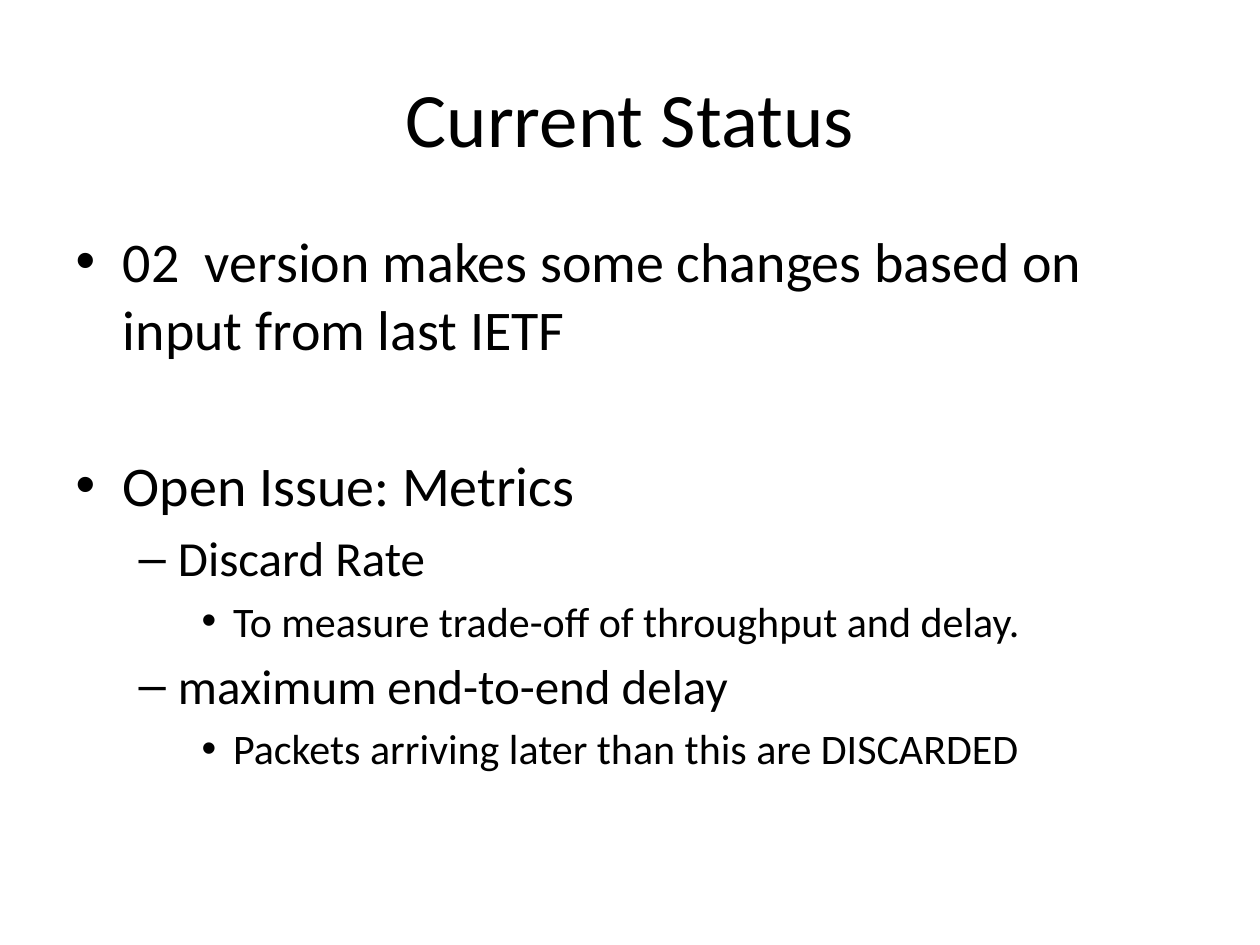
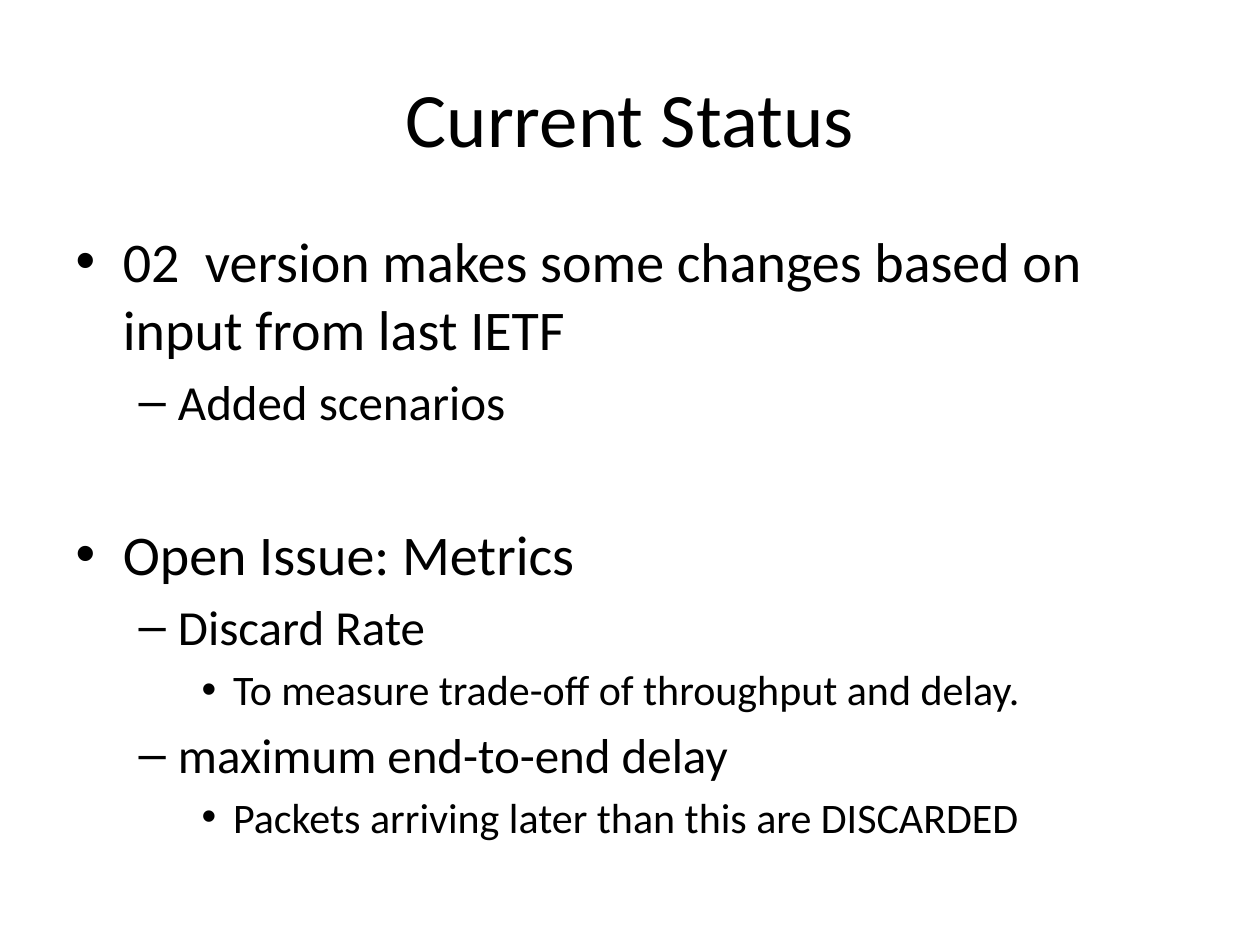
Before and after one commit to protocols-comnet/rmcat-eval-criteria, a slide deck: slide 2 of ppt-ietf86-rmcat-cc-eval-00.pptx. Drawn at 1260x945 pixels with LibreOffice and Linux fonts; fonts in the diff are those of the drawing. Boxes give left, top, right and bottom in pixels: in the first picture for what was removed or moved away, otherwise in the second. Text is boxed around its words. In the diff, an @@ line names an element or a change of style, - is before the commit and + after.

```diff
--- a/ppt-ietf86-rmcat-cc-eval-00.pptx
+++ b/ppt-ietf86-rmcat-cc-eval-00.pptx
@@ text at (178, 386, 505, 421): paragraph added @@
+  – Added scenarios
```
Also in this commit, not shown: 2 other slides changed, 1 other file.
